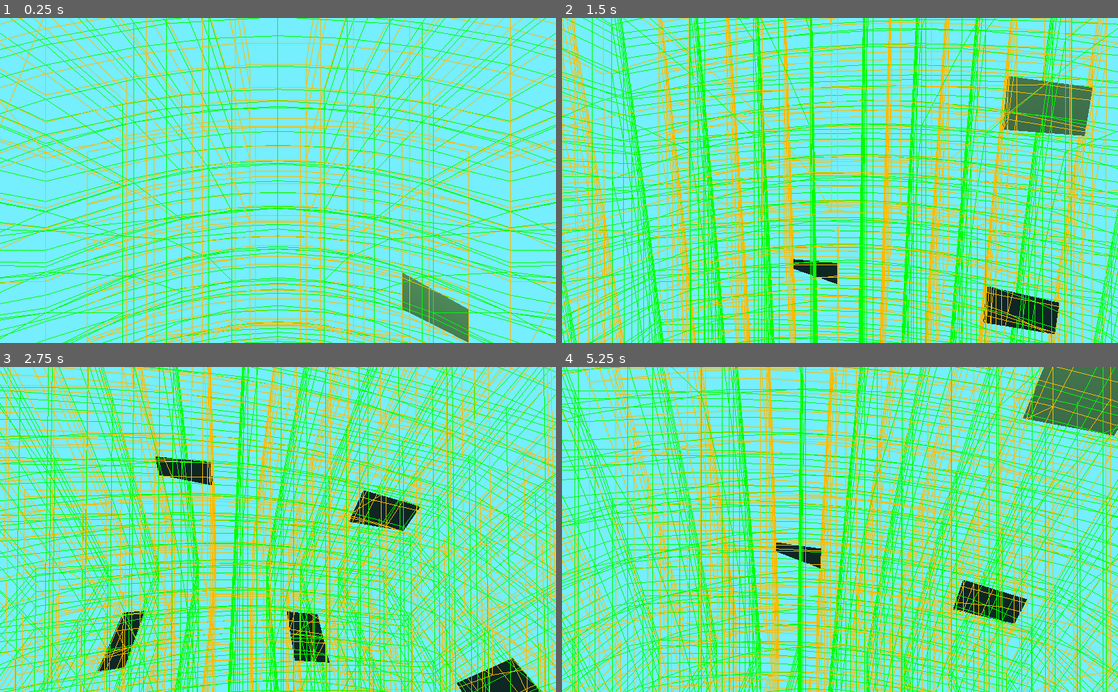
Above: before the commit, frames 1-4 (two rows, left to right).
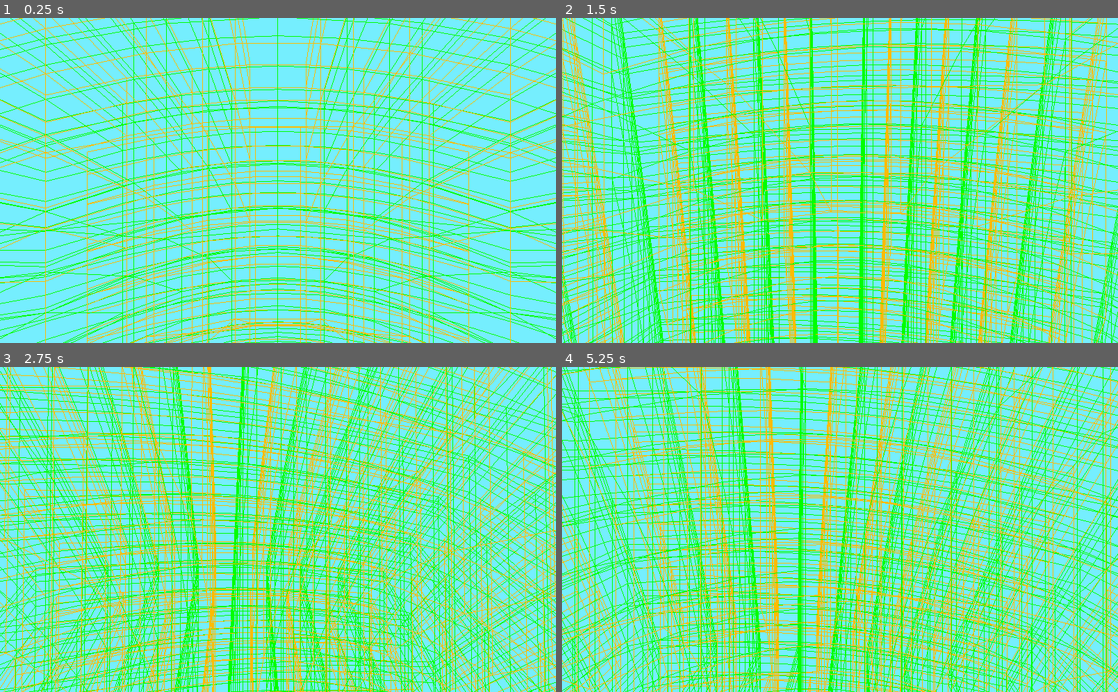
Above: after the commit, the same moments.

Repository: ctkerns/Marching-Cube-Sphere
Game: Godot game, scene res://Scenes/Universe.tscn
The game is run twice, just before and just after one commit, with the same random seed, the same clock (stepped at 60 frames per second) and the same inputs.
Inputs (mouse positions are in pixels of both pictures, inside the frame that each line leads up to):
- Up to frame 1 (0.25 s): no input
- Up to frame 2 (1.5 s): move the mouse to (867, 180) at 0.52 s; hold Shift (sprint) 0.53-1.28 s; hold W (move_forward) from 0.53 s (still down); move the mouse to (812, 180) at 1.27 s; tap Shift (sprint) at 1.35 s
- Up to frame 3 (2.75 s): keep holding W (move_forward); move the mouse to (289, 523) at 2.02 s; hold Shift (sprint) from 2.03 s (still down)
- Up to frame 4 (5.25 s): keep holding W (move_forward); move the mouse to (834, 536) at 2.77 s; release Shift (sprint) at 2.78 s; tap Shift (sprint) at 2.85, 4.35 s; move the mouse to (878, 532) at 3.52 s; hold Shift (sprint) 3.53-4.28 s; move the mouse to (795, 526) at 4.27 s; move the mouse to (845, 529) at 5.02 s; hold Shift (sprint) from 5.03 s (still down)

The runs differ from the first frame. In frame 1, 1.2% of the frame differs, in the area x 0-100%, y 0-100%; in frame 2, 3.3%; in frame 3, 3.2%; in frame 4, 3.7%, in the area x 36-100%, y 0-85%.

Commit message:
Fixes #14.

Diff:
--- a/Scripts/Octree/Mesher.gd
+++ b/Scripts/Octree/Mesher.gd
@@ -187,7 +187,7 @@
 					_edge_proc([children[0], children[1], children[4], children[5]], 0b010)
 					_edge_proc([children[0], children[1], children[2], children[3]], 0b100)
 					_edge_proc([children[4], children[5], children[6], children[7]], 0b100)
-					_edge_proc([children[2], children[3], children[7], children[6]], 0b010)
+					_edge_proc([children[2], children[3], children[6], children[7]], 0b010)
 				0b010:
 					_edge_proc([children[0], children[2], children[4], children[6]], 0b001)
 					_edge_proc([children[0], children[1], children[2], children[3]], 0b100)
